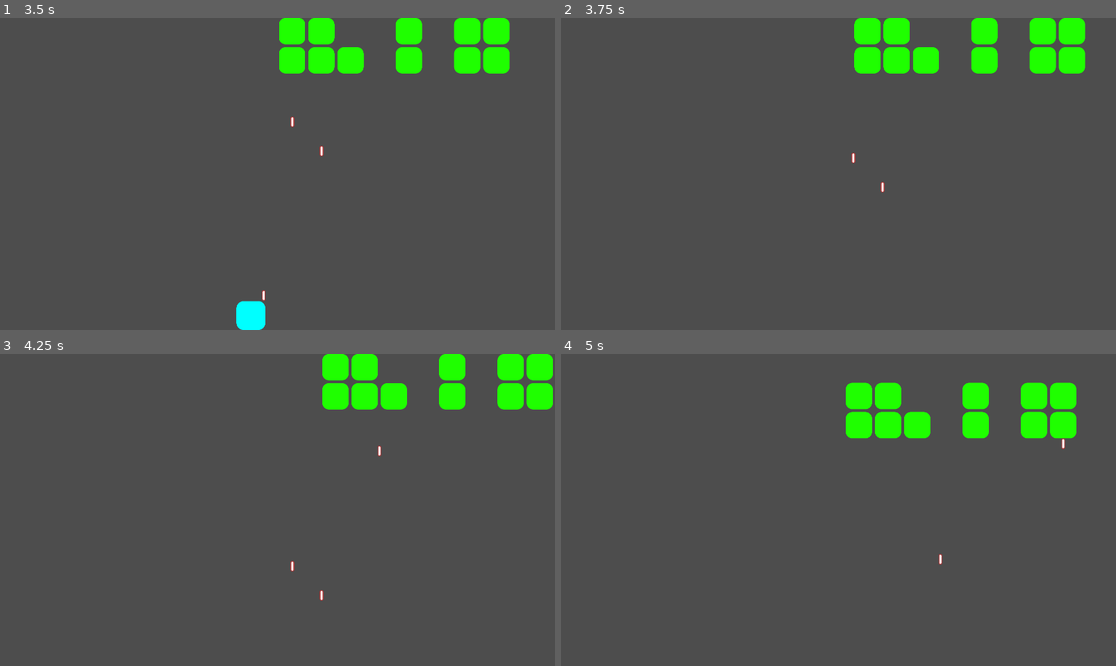
Above: before the commit, frames 1-4 (two rows, left to right).
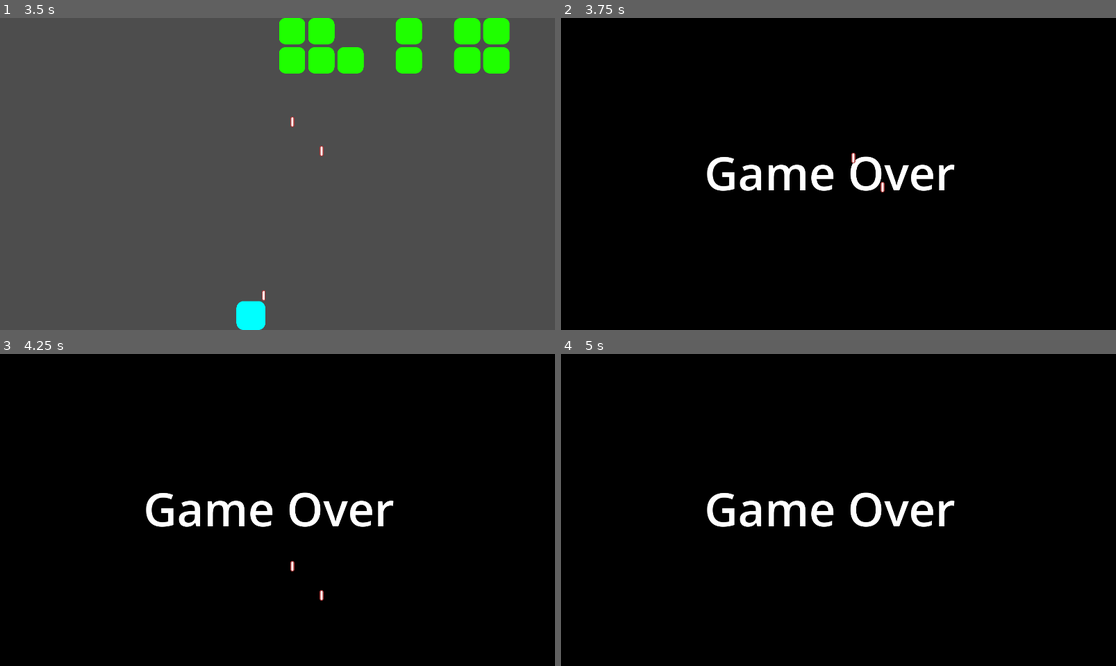
Above: after the commit, the same moments.

Repository: michael-j-coyne/space-defense
Game: Godot game, scene res://scenes/main.tscn
Same seed, same stepped clock (60 frames per second), same inputs: the game is played once before the commit and once after it.
Inputs (mouse positions are in pixels of both pictures, inside the frame that each line leads up to):
- Up to frame 1 (3.5 s): tap Enter (ui_accept) at 0.5, 0.77 s; move the mouse to (249, 236) at 0.52 s; hold Right (ui_right) 0.53-1.25 s; hold Shift 0.53-1.25 s; click (249, 236) at 0.67 s; drag from (444, 220) to (460, 314) at 1.27 s; move the mouse to (111, 127) at 2.02 s; hold Left (ui_left) 2.03-2.75 s; tap Ctrl at 2.1 s; drag from (305, 174) to (249, 30) at 2.77 s
- Up to frame 2 (3.75 s): move the mouse to (755, 96) at 3.52 s; hold Left (ui_left) from 3.53 s (still down); tap Alt at 3.6 s
- Up to frame 3 (4.25 s): keep holding Left (ui_left); tap Enter (ui_accept) at 3.77 s
- Up to frame 4 (5 s): release Left (ui_left) at 4.25 s; drag from (960, 494) to (1016, 366) at 4.27 s

Frame 1 is identical in both runs. In frame 2, 100% of the frame differs, in the area x 0-100%, y 0-100%; in frame 3, 100%; in frame 4, 100%.

Commit message:
When level failed, show game over screen.

Diff:
--- a/scenes/main.gd
+++ b/scenes/main.gd
@@ -30,4 +30,5 @@
 	add_child(level)
 
 func _on_level_failed() -> void:
-	print('you failed')
+	current_level.queue_free()
+	add_child(load("res://screens/game_over.tscn").instantiate())
